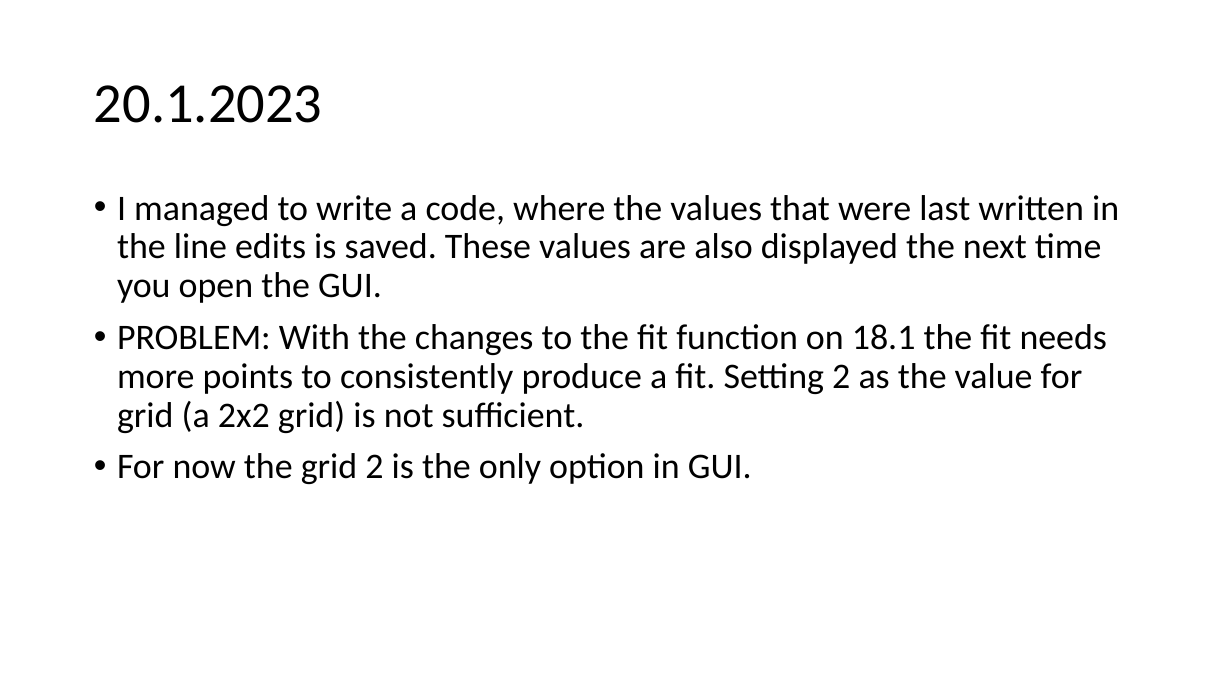
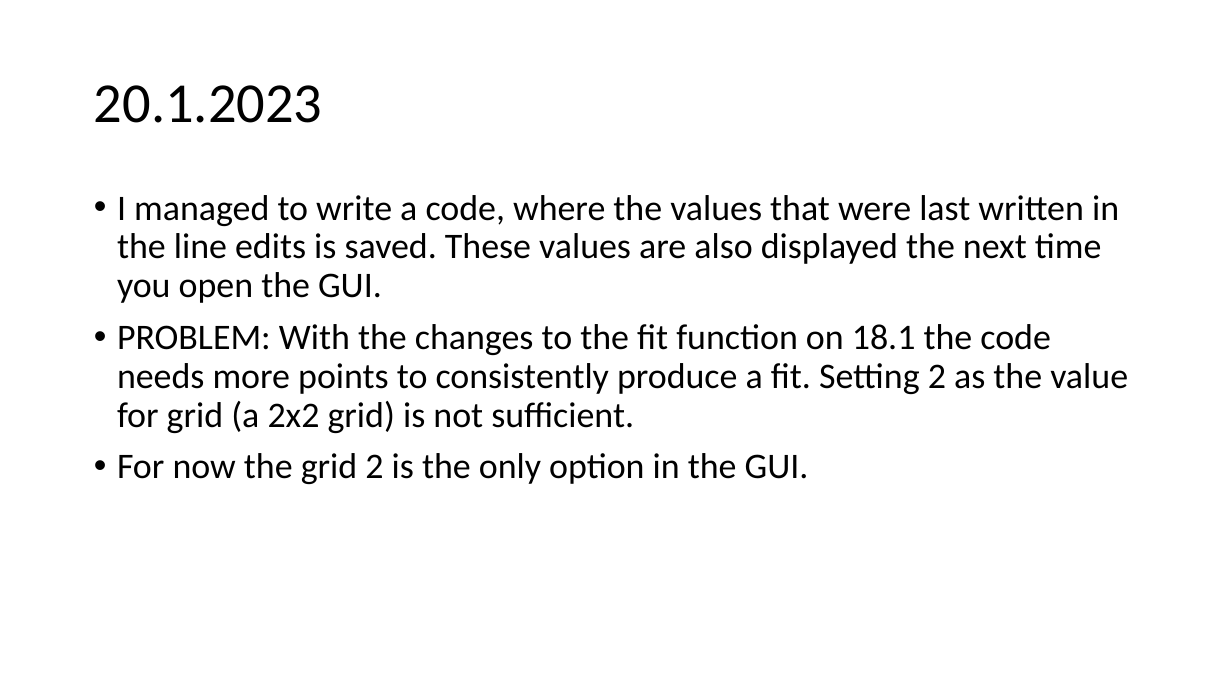
Before and after one commit to urhtrinko/DroneRadioactivity_student_job, a slide deck: slide 57 of reports/work_diary.pptx. Drawn at 1232x693 pixels with LibreOffice and Linux fonts; fonts in the diff are those of the drawing. Boxes give left, top, right and bottom in pixels: in the first picture for what was removed or moved away, otherwise in the second. Text is boxed around its words. In the diff, an @@ line names an element or a change of style, - is before the commit and + after.

```diff
--- a/reports/work_diary.pptx
+++ b/reports/work_diary.pptx
@@ text at [117,324,1128,484]: text changed @@
-• PROBLEM: With the changes to the fit function on 18.1 the fit needs more points to consistently produce a fit. Setting 2 as the value for grid (a 2x2 grid) is not sufficient.
-• For now the grid 2 is the only option in GUI.
+• PROBLEM: With the changes to the fit function on 18.1 the code needs more points to consistently produce a fit. Setting 2 as the value for grid (a 2x2 grid) is not sufficient.
+• For now the grid 2 is the only option in the GUI.
```
Also in this commit, not shown: 1 slide added.
